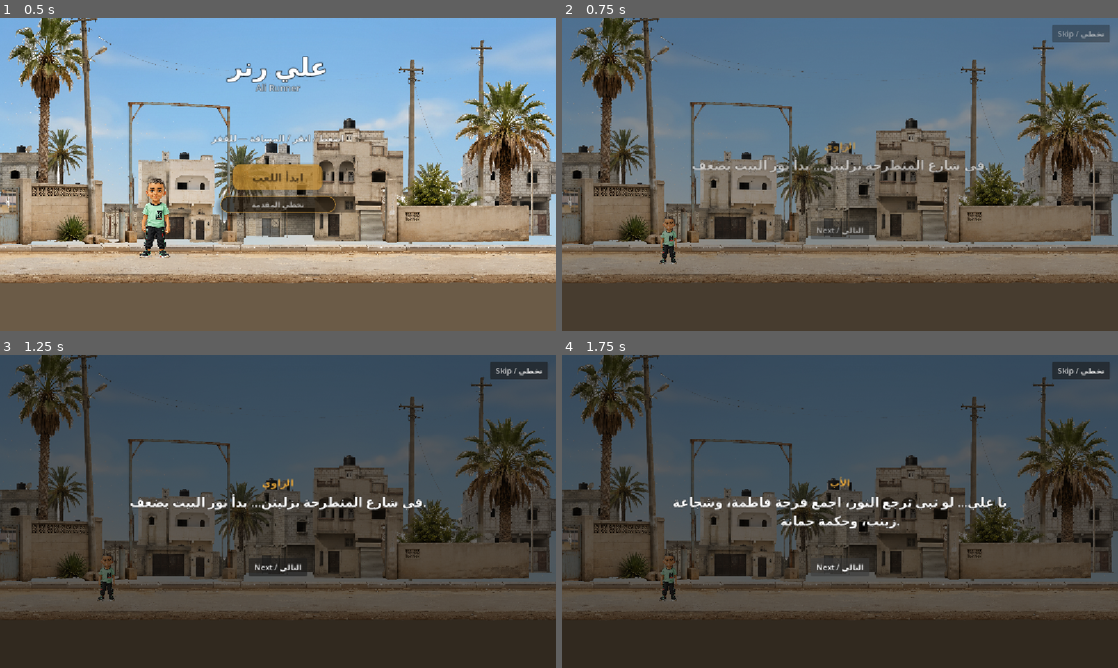
Above: before the commit, frames 1-4 (two rows, left to right).
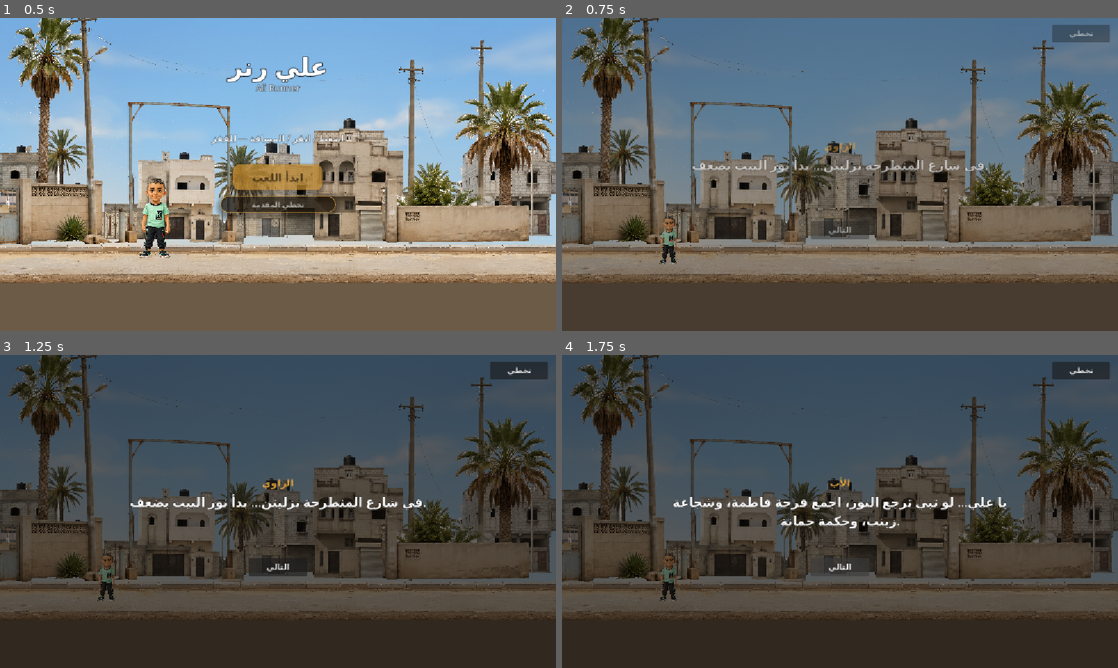
Above: after the commit, the same moments.

Repository: HamzaJwan/Ali-s-Runner
Game: Godot game, scene res://scenes/Main.tscn
Two runs of this game, one before a commit and one after it. Both use one fixed random seed, a clock stepped at 60 frames per second and the inputs below.
Inputs:
- Up to frame 1 (0.5 s): no input
- Up to frame 2 (0.75 s): click "ابدأ اللعب" at 0.5 s
- Up to frame 3 (1.25 s): no input
- Up to frame 4 (1.75 s): click "التالي / Next" (after the commit: "التالي") at 1.25 s

Frame 1 is identical in both runs. In frame 2, 0.2% of the frame differs, in the area x 45-98%, y 3-70%; in frame 3, 0.2%; in frame 4, 0.2%.

Commit message:
autopilot: fix menu tween leak, jump sfx, Arabic controls, and audio review status

Diff:
--- a/scenes/Main.tscn
+++ b/scenes/Main.tscn
@@ -343,7 +343,9 @@
 offset_top = 420.0
 offset_right = 636.0
 offset_bottom = 458.0
-text = "التالي / Next"
+text = "التالي"
+text_direction = 3
+language = "ar"
 
 [node name="SkipButton" type="Button" parent="UI/IntroOverlay"]
 layout_mode = 0
@@ -351,7 +353,9 @@
 offset_top = 14.0
 offset_right = 1136.0
 offset_bottom = 50.0
-text = "تخطي / Skip"
+text = "تخطي"
+text_direction = 3
+language = "ar"
 
 [node name="ScoreLabel" type="Label" parent="UI"]
 offset_left = 16.0
@@ -714,7 +718,7 @@
 offset_bottom = 148.0
 theme_override_colors/font_color = Color(0.78, 0.75, 0.67, 1)
 theme_override_font_sizes/font_size = 16
-text = "Space / Click / Tap — التالي"
+text = "اضغط / انقر / المسافة — للتقدم"
 horizontal_alignment = 1
 vertical_alignment = 1
 text_direction = 3
@@ -730,7 +734,7 @@
 offset_right = 460.0
 offset_bottom = 150.0
 theme_override_font_sizes/font_size = 17
-text = "متابعة / Continue"
+text = "متابعة"
 text_direction = 3
 language = "ar"
 
--- a/scripts/main.gd
+++ b/scripts/main.gd
@@ -164,6 +164,8 @@
 var intro_step_index := 0
 var _menu_idle_tween: Tween
 var _play_button_pulse_tween: Tween
+var _menu_zoom_tween: Tween
+var _menu_fade_tween: Tween
 
 
 func _ready() -> void:
@@ -190,6 +192,8 @@
 	obstacle_spawner.obstacle_hit.connect(_on_obstacle_hit)
 	if not player.landed.is_connected(_on_player_landed):
 		player.landed.connect(_on_player_landed)
+	if not player.jumped.is_connected(_on_player_jumped):
+		player.jumped.connect(_on_player_jumped)
 	_apply_fixed_visual_layout()
 	_apply_optional_backgrounds()
 	_apply_optional_story_textures()
@@ -201,6 +205,10 @@
 
 func _on_player_landed() -> void:
 	audio_manager.play_land()
+
+
+func _on_player_jumped() -> void:
+	audio_manager.play_jump()
 
 
 func _process(delta: float) -> void:
@@ -255,13 +263,10 @@
 
 	if event.is_action_pressed("ui_accept"):
 		player.jump()
-		audio_manager.play_jump()
 	elif event is InputEventMouseButton and event.pressed:
 		player.jump()
-		audio_manager.play_jump()
 	elif event is InputEventScreenTouch and event.pressed:
 		player.jump()
-		audio_manager.play_jump()
 
 
 func _show_start_screen() -> void:
@@ -302,11 +307,11 @@
 	var target_scale := player_story_sprite.scale
 	player_story_sprite.scale = target_scale * 0.85
 	player_story_sprite.modulate.a = 0.0
-	var zoom_tween := create_tween().set_parallel()
-	zoom_tween.tween_property(
+	_menu_zoom_tween = create_tween().set_parallel()
+	_menu_zoom_tween.tween_property(
 		player_story_sprite, "scale", target_scale, MENU_HERO_ZOOM_IN_TIME
 	).set_trans(Tween.TRANS_BACK).set_ease(Tween.EASE_OUT)
-	zoom_tween.tween_property(
+	_menu_zoom_tween.tween_property(
 		player_story_sprite, "modulate:a", 1.0, MENU_HERO_ZOOM_IN_TIME
 	)
 
@@ -360,25 +365,39 @@
 	menu_instruction_label.modulate.a = 0.0
 	play_button.modulate.a = 0.0
 	skip_intro_button.modulate.a = 0.0
-	var fade_tween := create_tween().set_parallel()
-	fade_tween.tween_property(menu_title_label, "modulate:a", 1.0, MENU_FADE_IN_TIME)
-	fade_tween.tween_property(
+	_menu_fade_tween = create_tween().set_parallel()
+	_menu_fade_tween.tween_property(menu_title_label, "modulate:a", 1.0, MENU_FADE_IN_TIME)
+	_menu_fade_tween.tween_property(
 		menu_subtitle_label, "modulate:a", 1.0, MENU_FADE_IN_TIME
 	).set_delay(0.08)
-	fade_tween.tween_property(
+	_menu_fade_tween.tween_property(
 		menu_instruction_label, "modulate:a", 1.0, MENU_FADE_IN_TIME
 	).set_delay(0.12)
-	fade_tween.tween_property(
+	_menu_fade_tween.tween_property(
 		play_button, "modulate:a", 1.0, MENU_FADE_IN_TIME
 	).set_delay(0.18)
-	fade_tween.tween_property(
+	_menu_fade_tween.tween_property(
 		skip_intro_button, "modulate:a", 1.0, MENU_FADE_IN_TIME
 	).set_delay(0.18)
 
 
+func _stop_menu_presentation() -> void:
+	if _menu_zoom_tween != null and _menu_zoom_tween.is_valid():
+		_menu_zoom_tween.kill()
+	_menu_zoom_tween = null
+	if _menu_fade_tween != null and _menu_fade_tween.is_valid():
+		_menu_fade_tween.kill()
+	_menu_fade_tween = null
+	_stop_menu_idle_motion()
+
+
+func _reset_ali_for_gameplay() -> void:
+	player.reset_player(START_PLAYER_POSITION)
+
+
 func _leave_menu_to_runner_framing() -> void:
-	_stop_menu_idle_motion()
-	player.reset_player(START_PLAYER_POSITION)
+	_stop_menu_presentation()
+	_reset_ali_for_gameplay()
 
 
 func _on_play_pressed() -> void:
@@ -418,9 +437,9 @@
 	intro_speaker.text = step["speaker"]
 	intro_line.text = step["text"]
 	intro_next_button.text = (
-		"ابدأ / Start"
+		"ابدأ"
 		if intro_step_index >= INTRO_LINES.size() - 1
-		else "التالي / Next"
+		else "التالي"
 	)
 
 
@@ -454,6 +473,7 @@
 
 
 func _begin_run(initial_score: int, checkpoint: int, obstacle_speed: float) -> void:
+	_stop_menu_presentation()
 	get_tree().paused = false
 	started = true
 	score = initial_score
@@ -475,7 +495,7 @@
 	game_over_message.visible = false
 	retry_button.visible = false
 	restart_button.visible = false
-	player.reset_player(START_PLAYER_POSITION)
+	_reset_ali_for_gameplay()
 	player.set_gameplay_active(true)
 	obstacle_spawner.clear_obstacles()
 	obstacle_spawner.start_spawning(current_obstacle_speed)
@@ -744,9 +764,9 @@
 		checkpoint_next_hint.visible = false
 		continue_button.visible = true
 		continue_button.text = (
-			"العب من جديد / Play Again"
+			"العب من جديد"
 			if encounter_controller.character_id == EncounterCharacter.FATHER
-			else "متابعة / Continue"
+			else "متابعة"
 		)
 		continue_button.grab_focus()
 
--- a/scripts/player.gd
+++ b/scripts/player.gd
@@ -4,6 +4,7 @@
 
 signal died
 signal landed
+signal jumped
 
 const ALI_VISUAL := preload("res://scripts/player_visual.gd")
 const GRAVITY := 1050.0
@@ -36,6 +37,7 @@
 	elif _jump_buffer_remaining > 0.0:
 		velocity.y = JUMP_VELOCITY
 		_jump_buffer_remaining = 0.0
+		emit_signal("jumped")
 
 	move_and_slide()
 	_update_visual_pose(delta)
@@ -49,6 +51,7 @@
 	if is_on_floor():
 		velocity.y = JUMP_VELOCITY
 		_jump_buffer_remaining = 0.0
+		emit_signal("jumped")
 
 
 func reset_player(start_position: Vector2) -> void:
Not shown, changed: docs/AUDIO_DESIGN_PLAN.md
Not shown, changed: docs/AUTOPILOT_PROGRESS.md
